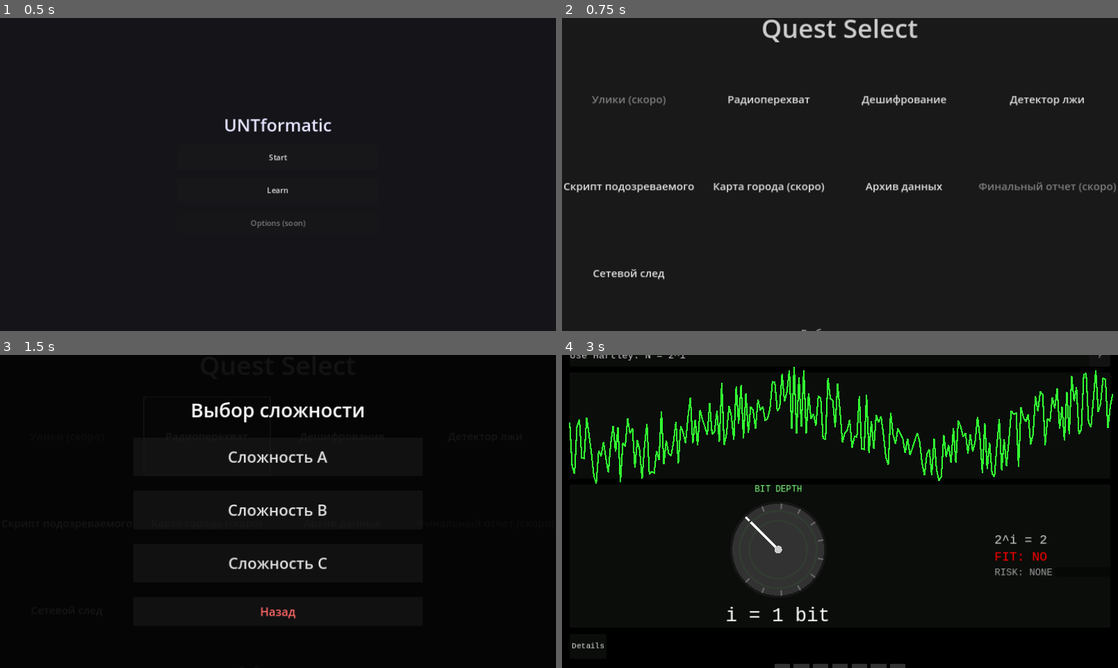
Above: before the commit, frames 1-4 (two rows, left to right).
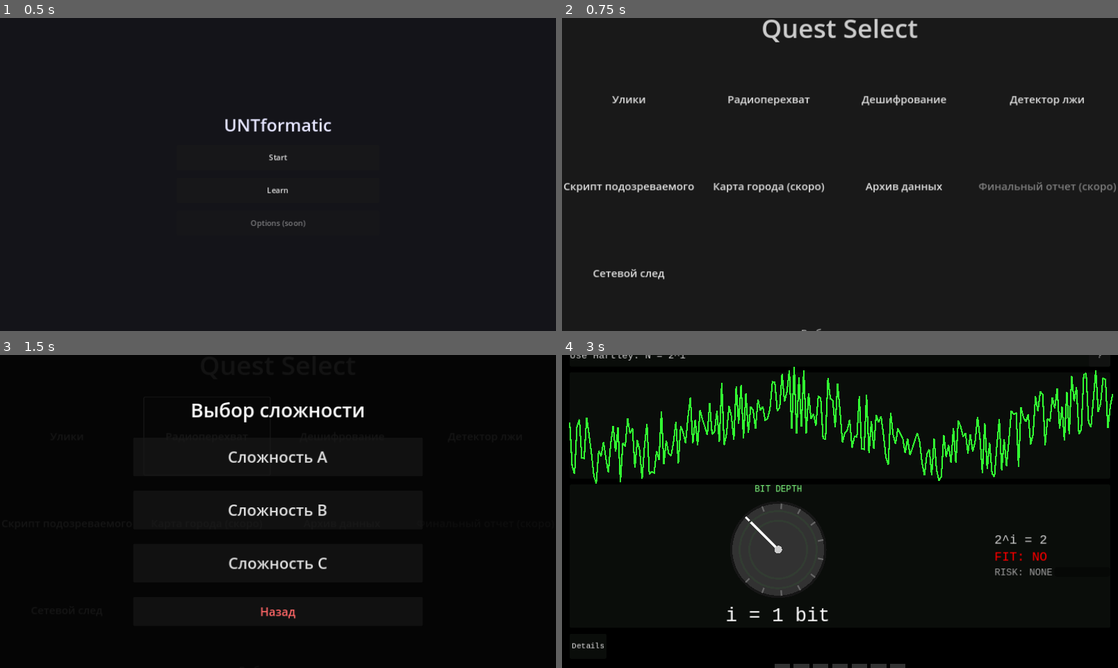
Above: after the commit, the same moments.

Repository: Nurik-dotcom/untmatric
Game: Godot game, scene res://scenes/MainMenu.tscn
The game is run twice, just before and just after one commit, with the same random seed, the same clock (stepped at 60 frames per second) and the same inputs.
Inputs (mouse positions are in pixels of both pictures, inside the frame that each line leads up to):
- Up to frame 1 (0.5 s): no input
- Up to frame 2 (0.75 s): click "Start" at 0.5 s
- Up to frame 3 (1.5 s): click "Радиоперехват" at 1.25 s
- Up to frame 4 (3 s): click (628, 436) at 2 s, where only the run after the commit has a clickable "Улики"; click "Сложность A" at 2.75 s

Frame 1 is identical in both runs. In frame 2, 0.2% of the frame differs, in the area x 5-19%, y 24-28%; in frame 3, less than 0.1%; in frame 4, nothing differs.

Commit message:
feat: add Case 01 Clues Quest (Difficulty A)
- Added `scenes/case_01/CluesQuestA.tscn` and `CluesQuestA.gd`: Drag-and-drop sorting quest.
- Added `data/clues_levels.json`: Data source for Clues quest.
- Added UI components: `scenes/ui/ClueItem.tscn`, `scripts/ui/ClueItem.gd`, `scripts/ui/ClueBucketZone.gd`.
- Updated `scripts/GlobalMetrics.gd`: Support `stability_delta` in `register_trial` for explicit penalty control.
- Updated `scenes/QuestSelect.gd`: Enabled "Clues" quest button and navigation.

The quest implements a categorization task (Input/Output/Memory) with strict scoring rules (8/8 Perfect, 6-7/8 Partial, <6 Fail). It uses a pure function for scoring and logs detailed telemetry to `GlobalMetrics`.

Co-authored-by: Nurik-dotcom <84225078+Nurik-dotcom@users.noreply.github.com>

Diff:
--- /dev/null
+++ b/data/clues_levels.json
@@ -0,0 +1,32 @@
+[
+  {
+    "id": "CL-A-01",
+    "bucket": "newbie",
+    "briefing": "Отсортируйте улики по категориям: ВВОД / ВЫВОД / ПАМЯТЬ.",
+    "format": "MATCHING",
+    "buckets": [
+      { "bucket_id": "INPUT", "label": "ВВОД" },
+      { "bucket_id": "OUTPUT", "label": "ВЫВОД" },
+      { "bucket_id": "MEMORY", "label": "ПАМЯТЬ" }
+    ],
+    "items": [
+      { "item_id": "mouse", "label": "Мышь", "correct_bucket_id": "INPUT" },
+      { "item_id": "keyboard", "label": "Клавиатура", "correct_bucket_id": "INPUT" },
+      { "item_id": "printer_mfu", "label": "МФУ", "correct_bucket_id": "OUTPUT" },
+      { "item_id": "monitor", "label": "Монитор", "correct_bucket_id": "OUTPUT" },
+      { "item_id": "ram", "label": "ОЗУ", "correct_bucket_id": "MEMORY" },
+      { "item_id": "ssd", "label": "SSD", "correct_bucket_id": "MEMORY" },
+      { "item_id": "speaker", "label": "Колонки", "correct_bucket_id": "OUTPUT" },
+      { "item_id": "mic", "label": "Микрофон", "correct_bucket_id": "INPUT" }
+    ],
+    "scoring_rules": [
+      { "min_correct": 8, "points": 2, "stability_delta": 0 },
+      { "min_correct": 6, "points": 1, "stability_delta": -10 },
+      { "min_correct": 0, "points": 0, "stability_delta": -30 }
+    ],
+    "ui": {
+      "theme": "amber",
+      "show_pool_zone": true
+    }
+  }
+]
--- a/scenes/QuestSelect.gd
+++ b/scenes/QuestSelect.gd
@@ -19,14 +19,14 @@
 @onready var btn_close = $ModalLayer/ModeSelectionModal/CenterContainer/VBoxContainer/BtnClose
 @onready var modal_title = $ModalLayer/ModeSelectionModal/CenterContainer/VBoxContainer/ModalTitle
 
-enum QuestType { DECRYPTOR, LOGIC_GATE, RADIO, SUSPECT, CITY_MAP, DATA_ARCHIVE, NETWORK_TRACE }
+enum QuestType { DECRYPTOR, LOGIC_GATE, RADIO, SUSPECT, CITY_MAP, DATA_ARCHIVE, NETWORK_TRACE, CLUES }
 var selected_quest_type = QuestType.DECRYPTOR
 
 const TITLE_TEXT = "\u0412\u044b\u0431\u043e\u0440 \u043a\u0432\u0435\u0441\u0442\u0430"
 const STATUS_READY = "\u0412\u044b\u0431\u0435\u0440\u0438\u0442\u0435 \u043a\u0432\u0435\u0441\u0442"
 const STATUS_LOCKED = "\u042d\u0442\u043e\u0442 \u043a\u0432\u0435\u0441\u0442 \u043f\u043e\u043a\u0430 \u043d\u0435 \u0433\u043e\u0442\u043e\u0432"
 
-const BTN_CLUES_TEXT = "\u0423\u043b\u0438\u043a\u0438 (c\u043a\u043e\u0440\u043e)"
+const BTN_CLUES_TEXT = "Улики"
 const BTN_RADIO_TEXT = "\u0420\u0430\u0434\u0438\u043e\u043f\u0435\u0440\u0435\u0445\u0432\u0430\u0442"
 const BTN_DECRYPTOR_TEXT = "\u0414\u0435\u0448\u0438\u0444\u0440\u043e\u0432\u0430\u043d\u0438\u0435"
 const BTN_LIE_TEXT = "\u0414\u0435\u0442\u0435\u043a\u0442\u043e\u0440 \u043b\u0436\u0438"
@@ -72,7 +72,7 @@
 	btn_decryptor.pressed.connect(_on_decryptor_pressed)
 	btn_lie.pressed.connect(_on_lie_detector_pressed)
 	btn_radio.pressed.connect(_on_radio_pressed)
-	btn_clues.pressed.connect(_on_locked_pressed)
+	btn_clues.pressed.connect(_on_clues_pressed)
 	btn_script.pressed.connect(_on_script_pressed)
 	btn_city.pressed.connect(_on_city_pressed)
 	btn_archive.pressed.connect(_on_archive_pressed)
@@ -85,7 +85,7 @@
 	btn_close.pressed.connect(_on_close_modal_pressed)
 
 func _disable_unready():
-	btn_clues.disabled = true
+	btn_clues.disabled = false
 	btn_radio.disabled = false
 	btn_script.disabled = false
 	btn_city.disabled = false
@@ -110,6 +110,12 @@
 	selected_quest_type = QuestType.RADIO
 	btn_complexity_b.disabled = false
 	btn_complexity_c.disabled = false
+	modal.visible = true
+
+func _on_clues_pressed():
+	selected_quest_type = QuestType.CLUES
+	btn_complexity_b.disabled = true
+	btn_complexity_c.disabled = true
 	modal.visible = true
 
 func _on_script_pressed():
@@ -155,6 +161,8 @@
 		get_tree().change_scene_to_file("res://scenes/case_07/da7_data_archive_a.tscn")
 	elif selected_quest_type == QuestType.NETWORK_TRACE:
 		get_tree().change_scene_to_file("res://scenes/NetworkTraceQuestA.tscn")
+	elif selected_quest_type == QuestType.CLUES:
+		get_tree().change_scene_to_file("res://scenes/case_01/CluesQuestA.tscn")
 
 func _on_complexity_b_pressed():
 	if selected_quest_type == QuestType.DECRYPTOR:
--- /dev/null
+++ b/scenes/case_01/CluesQuestA.gd
@@ -0,0 +1,255 @@
+extends Control
+
+const CLUES_DATA_PATH = "res://data/clues_levels.json"
+const ITEM_SCENE = preload("res://scenes/ui/ClueItem.tscn")
+const BUCKET_SCRIPT = preload("res://scripts/ui/ClueBucketZone.gd")
+
+@onready var title_label = $SafeArea/MainVBox/Header/TitleLabel
+@onready var stage_label = $SafeArea/MainVBox/Header/StageLabel
+@onready var stability_bar = $SafeArea/MainVBox/Header/StabilityBar
+@onready var briefing_label = $SafeArea/MainVBox/BriefingCard/BriefingLabel
+@onready var pool_grid = $SafeArea/MainVBox/WorkArea/PoolCard/VBox/ItemsFlow
+@onready var bucket_input = $SafeArea/MainVBox/WorkArea/BucketsCard/BucketsVBox/BucketInput
+@onready var bucket_output = $SafeArea/MainVBox/WorkArea/BucketsCard/BucketsVBox/BucketOutput
+@onready var bucket_memory = $SafeArea/MainVBox/WorkArea/BucketsCard/BucketsVBox/BucketMemory
+@onready var status_label = $SafeArea/MainVBox/BottomBar/StatusLabel
+@onready var btn_reset = $SafeArea/MainVBox/BottomBar/BtnReset
+@onready var btn_confirm = $SafeArea/MainVBox/BottomBar/BtnConfirm
+@onready var btn_back = $SafeArea/MainVBox/Header/BtnBack
+@onready var result_popup = $ResultPopup
+@onready var dimmer = $Dimmer
+
+@onready var res_label_verdict = $ResultPopup/VBox/VerdictLabel
+@onready var res_label_score = $ResultPopup/VBox/ScoreLabel
+@onready var res_label_stability = $ResultPopup/VBox/StabilityLabel
+@onready var res_btn_retry = $ResultPopup/VBox/HBox/BtnRetry
+@onready var res_btn_back = $ResultPopup/VBox/HBox/BtnBack
+
+var level_data: Dictionary = {}
+var current_level_idx: int = 0
+var drag_count: int = 0
+var start_time: int = 0
+
+func _ready():
+	_connect_signals()
+	_load_level_data()
+
+func _connect_signals():
+	btn_back.pressed.connect(_on_back_pressed)
+	btn_reset.pressed.connect(_on_reset_pressed)
+	btn_confirm.pressed.connect(_on_confirm_pressed)
+	res_btn_retry.pressed.connect(_on_retry_pressed)
+	res_btn_back.pressed.connect(_on_back_pressed)
+
+func _load_level_data():
+	var file = FileAccess.open(CLUES_DATA_PATH, FileAccess.READ)
+	if not file:
+		_show_error("Failed to load level data")
+		return
+
+	var json = JSON.new()
+	var error = json.parse(file.get_as_text())
+	if error != OK:
+		_show_error("JSON Parse Error: " + json.get_error_message())
+		return
+
+	var data = json.data
+	if typeof(data) != TYPE_ARRAY or data.is_empty():
+		_show_error("Invalid JSON format")
+		return
+
+	# Assume first level for A
+	level_data = data[0]
+	if not _validate_level(level_data):
+		_show_error("Level validation failed")
+		return
+
+	_setup_ui()
+
+func _validate_level(data: Dictionary) -> bool:
+	if not data.has_all(["id", "format", "buckets", "items", "scoring_rules"]):
+		return false
+	if data.format != "MATCHING": return false
+	if data.buckets.size() != 3: return false
+	if data.items.size() != 8: return false
+	return true
+
+func _setup_ui():
+	title_label.text = "ДЕЛО №1: УЛИКИ В МУСОРЕ"
+	stage_label.text = "ЭТАП A"
+	briefing_label.text = level_data.get("briefing", "")
+	stability_bar.value = GlobalMetrics.stability
+
+	# Setup Buckets
+	if bucket_input.has_method("setup"):
+		bucket_input.setup("INPUT", "ВВОД")
+	if bucket_output.has_method("setup"):
+		bucket_output.setup("OUTPUT", "ВЫВОД")
+	if bucket_memory.has_method("setup"):
+		bucket_memory.setup("MEMORY", "ПАМЯТЬ")
+
+	# Setup Pool (PoolCard has the script)
+	var pool_card = $SafeArea/MainVBox/WorkArea/PoolCard
+	if pool_card.has_method("setup"):
+		pool_card.setup("POOL", "СВАЛКА")
+
+	_spawn_items()
+	start_time = Time.get_ticks_msec()
+	drag_count = 0
+
+	result_popup.hide()
+	dimmer.hide()
+	btn_confirm.disabled = false
+	status_label.text = "Рассортируйте улики..."
+
+func _spawn_items():
+	# Clear existing items
+	for child in pool_grid.get_children():
+		child.queue_free()
+	for bucket in [bucket_input, bucket_output, bucket_memory]:
+		var flow = bucket.get_node_or_null("VBox/ItemsFlow")
+		if flow:
+			for child in flow.get_children():
+				child.queue_free()
+
+	# Spawn new items
+	var items = level_data.items.duplicate()
+	items.shuffle()
+
+	for item_info in items:
+		var item = ITEM_SCENE.instantiate()
+		pool_grid.add_child(item)
+		item.setup(item_info)
+
+func _on_reset_pressed():
+	_spawn_items()
+	status_label.text = "Сброс выполнен"
+	status_label.add_theme_color_override("font_color", Color("ffb000")) # Theme color
+	AudioManager.play("relay")
+	drag_count = 0
+
+func _on_confirm_pressed():
+	var snapshot = {}
+	var assigned_count = 0
+
+	# Check buckets
+	for bucket in [bucket_input, bucket_output, bucket_memory]:
+		var flow = bucket.get_node_or_null("VBox/ItemsFlow")
+		if flow:
+			for child in flow.get_children():
+				if child.has_method("setup"): # Is ClueItem
+					snapshot[child.item_id] = bucket.bucket_id
+					assigned_count += 1
+
+	# Check pool
+	for child in pool_grid.get_children():
+		if child.has_method("setup"):
+			snapshot[child.item_id] = "POOL"
+
+	if assigned_count < 8:
+		status_label.text = "Не все улики распределены!"
+		status_label.add_theme_color_override("font_color", Color(1, 1, 0)) # Yellow
+		AudioManager.play("error")
+		# Proceed despite warning as per spec
+
+	var result = _calculate_scoring(snapshot)
+	_show_result(result, snapshot)
+
+func _calculate_scoring(snapshot: Dictionary) -> Dictionary:
+	var correct_count = 0
+	for item in level_data.items:
+		var iid = item.item_id
+		var correct = item.correct_bucket_id
+		var actual = snapshot.get(iid, "POOL")
+		if actual == correct:
+			correct_count += 1
+
+	var points = 0
+	var stability_delta = -30
+	var verdict = "FAIL"
+	var is_fit = false
+	var is_correct = false
+
+	if correct_count == 8:
+		points = 2
+		stability_delta = 0
+		verdict = "PERFECT"
+		is_fit = true
+		is_correct = true
+	elif correct_count >= 6:
+		points = 1
+		stability_delta = -10
+		verdict = "PARTIAL"
+		is_fit = true
+		is_correct = false
+	else:
+		points = 0
+		stability_delta = -30
+		verdict = "FAIL"
+		is_fit = false
+		is_correct = false
+
+	return {
+		"points": points,
+		"max_points": 2,
+		"is_fit": is_fit,
+		"is_correct": is_correct,
+		"stability_delta": stability_delta,
+		"correct_count": correct_count,
+		"total_items": 8,
+		"verdict_code": verdict
+	}
+
+func _show_result(result: Dictionary, snapshot: Dictionary):
+	var elapsed_ms = Time.get_ticks_msec() - start_time
+	var payload = {
+		"quest_id": "CASE_01_CLUES",
+		"level_id": level_data.id,
+		"stage": "A",
+		"format": "MATCHING",
+		"match_key": "CL_A_%s_%d" % [level_data.id, GlobalMetrics.session_history.size()],
+		"snapshot": snapshot,
+		"correct_count": result.correct_count,
+		"total_items": result.total_items,
+		"points": result.points,
+		"max_points": result.max_points,
+		"is_fit": result.is_fit,
+		"is_correct": result.is_correct,
+		"stability_delta": result.stability_delta,
+		"verdict_code": result.verdict_code,
+		"drag_count": drag_count,
+		"elapsed_ms": elapsed_ms
+	}
+	GlobalMetrics.register_trial(payload)
+
+	dimmer.show()
+	result_popup.show()
+	res_label_verdict.text = result.verdict_code
+	res_label_score.text = "Верно: %d/%d\nБаллы: %d/%d" % [result.correct_count, result.total_items, result.points, result.max_points]
+	res_label_stability.text = "Стабильность: %d" % result.stability_delta
+
+	if result.is_correct:
+		AudioManager.play("click")
+		res_label_verdict.modulate = Color(0, 1, 0)
+	elif result.is_fit:
+		AudioManager.play("click")
+		res_label_verdict.modulate = Color(1, 1, 0)
+	else:
+		AudioManager.play("error")
+		res_label_verdict.modulate = Color(1, 0, 0)
+
+	# Block interaction
+	btn_confirm.disabled = true
+
+func _on_retry_pressed():
+	result_popup.hide()
+	dimmer.hide()
+	btn_confirm.disabled = false
+	_on_reset_pressed()
+
+func _on_back_pressed():
+	get_tree().change_scene_to_file("res://scenes/QuestSelect.tscn")
+
+func _show_error(msg):
+	status_label.text = msg
+	status_label.add_theme_color_override("font_color", Color(1, 0, 0))
--- /dev/null
+++ b/scenes/case_01/CluesQuestA.tscn
@@ -0,0 +1,239 @@
+[gd_scene load_steps=5 format=3 uid="uid://cluesquesta"]
+
+[ext_resource type="Script" path="res://scenes/case_01/CluesQuestA.gd" id="1_script"]
+[ext_resource type="Theme" uid="uid://bc6epa3jyjbri" path="res://ui/theme_terminal_amber.tres" id="2_theme"]
+[ext_resource type="Script" path="res://scripts/ui/ClueBucketZone.gd" id="3_bucket"]
+
+[sub_resource type="StyleBoxFlat" id="StyleBoxFlat_dimmer"]
+bg_color = Color(0, 0, 0, 0.7)
+
+[node name="CluesQuestA" type="Control"]
+layout_mode = 3
+anchors_preset = 15
+anchor_right = 1.0
+anchor_bottom = 1.0
+grow_horizontal = 2
+grow_vertical = 2
+theme = ExtResource("2_theme")
+script = ExtResource("1_script")
+
+[node name="Background" type="ColorRect" parent="."]
+layout_mode = 1
+anchors_preset = 15
+anchor_right = 1.0
+anchor_bottom = 1.0
+grow_horizontal = 2
+grow_vertical = 2
+color = Color(0.06, 0.07, 0.08, 1)
+
+[node name="SafeArea" type="MarginContainer" parent="."]
+layout_mode = 1
+anchors_preset = 15
+anchor_right = 1.0
+anchor_bottom = 1.0
+grow_horizontal = 2
+grow_vertical = 2
+theme_override_constants/margin_left = 20
+theme_override_constants/margin_top = 20
+theme_override_constants/margin_right = 20
+theme_override_constants/margin_bottom = 20
+
+[node name="MainVBox" type="VBoxContainer" parent="SafeArea"]
+layout_mode = 2
+theme_override_constants/separation = 16
+
+[node name="Header" type="HBoxContainer" parent="SafeArea/MainVBox"]
+layout_mode = 2
+
+[node name="BtnBack" type="Button" parent="SafeArea/MainVBox/Header"]
+custom_minimum_size = Vector2(60, 60)
+layout_mode = 2
+text = " < "
+
+[node name="TitleLabel" type="Label" parent="SafeArea/MainVBox/Header"]
+layout_mode = 2
+size_flags_horizontal = 3
+text = "ДЕЛО №1: УЛИКИ В МУСОРЕ"
+horizontal_alignment = 1
+vertical_alignment = 1
+
+[node name="StageLabel" type="Label" parent="SafeArea/MainVBox/Header"]
+layout_mode = 2
+text = "ЭТАП A"
+horizontal_alignment = 2
+vertical_alignment = 1
+
+[node name="StabilityBar" type="ProgressBar" parent="SafeArea/MainVBox/Header"]
+custom_minimum_size = Vector2(200, 30)
+layout_mode = 2
+size_flags_vertical = 4
+value = 100.0
+show_percentage = false
+
+[node name="BriefingCard" type="PanelContainer" parent="SafeArea/MainVBox"]
+layout_mode = 2
+
+[node name="BriefingLabel" type="Label" parent="SafeArea/MainVBox/BriefingCard"]
+layout_mode = 2
+text = "Briefing..."
+autowrap_mode = 3
+
+[node name="WorkArea" type="HBoxContainer" parent="SafeArea/MainVBox"]
+layout_mode = 2
+size_flags_vertical = 3
+theme_override_constants/separation = 20
+
+[node name="PoolCard" type="PanelContainer" parent="SafeArea/MainVBox/WorkArea"]
+layout_mode = 2
+size_flags_horizontal = 3
+size_flags_stretch_ratio = 0.6
+script = ExtResource("3_bucket")
+
+[node name="VBox" type="VBoxContainer" parent="SafeArea/MainVBox/WorkArea/PoolCard"]
+layout_mode = 2
+
+[node name="BucketTitle" type="Label" parent="SafeArea/MainVBox/WorkArea/PoolCard/VBox"]
+layout_mode = 2
+text = "СВАЛКА"
+horizontal_alignment = 1
+
+[node name="ItemsFlow" type="GridContainer" parent="SafeArea/MainVBox/WorkArea/PoolCard/VBox"]
+layout_mode = 2
+size_flags_vertical = 3
+columns = 2
+
+[node name="BucketsCard" type="PanelContainer" parent="SafeArea/MainVBox/WorkArea"]
+layout_mode = 2
+size_flags_horizontal = 3
+
+[node name="BucketsVBox" type="VBoxContainer" parent="SafeArea/MainVBox/WorkArea/BucketsCard"]
+layout_mode = 2
+theme_override_constants/separation = 10
+
+[node name="BucketInput" type="PanelContainer" parent="SafeArea/MainVBox/WorkArea/BucketsCard/BucketsVBox"]
+layout_mode = 2
+size_flags_vertical = 3
+script = ExtResource("3_bucket")
+
+[node name="VBox" type="VBoxContainer" parent="SafeArea/MainVBox/WorkArea/BucketsCard/BucketsVBox/BucketInput"]
+layout_mode = 2
+
+[node name="BucketTitle" type="Label" parent="SafeArea/MainVBox/WorkArea/BucketsCard/BucketsVBox/BucketInput/VBox"]
+layout_mode = 2
+text = "ВВОД"
+
+[node name="ItemsFlow" type="HFlowContainer" parent="SafeArea/MainVBox/WorkArea/BucketsCard/BucketsVBox/BucketInput/VBox"]
+layout_mode = 2
+size_flags_vertical = 3
+
+[node name="BucketOutput" type="PanelContainer" parent="SafeArea/MainVBox/WorkArea/BucketsCard/BucketsVBox"]
+layout_mode = 2
+size_flags_vertical = 3
+script = ExtResource("3_bucket")
+
+[node name="VBox" type="VBoxContainer" parent="SafeArea/MainVBox/WorkArea/BucketsCard/BucketsVBox/BucketOutput"]
+layout_mode = 2
+
+[node name="BucketTitle" type="Label" parent="SafeArea/MainVBox/WorkArea/BucketsCard/BucketsVBox/BucketOutput/VBox"]
+layout_mode = 2
+text = "ВЫВОД"
+
+[node name="ItemsFlow" type="HFlowContainer" parent="SafeArea/MainVBox/WorkArea/BucketsCard/BucketsVBox/BucketOutput/VBox"]
+layout_mode = 2
+size_flags_vertical = 3
+
+[node name="BucketMemory" type="PanelContainer" parent="SafeArea/MainVBox/WorkArea/BucketsCard/BucketsVBox"]
+layout_mode = 2
+size_flags_vertical = 3
+script = ExtResource("3_bucket")
+
+[node name="VBox" type="VBoxContainer" parent="SafeArea/MainVBox/WorkArea/BucketsCard/BucketsVBox/BucketMemory"]
+layout_mode = 2
+
+[node name="BucketTitle" type="Label" parent="SafeArea/MainVBox/WorkArea/BucketsCard/BucketsVBox/BucketMemory/VBox"]
+layout_mode = 2
+text = "ПАМЯТЬ"
+
+[node name="ItemsFlow" type="HFlowContainer" parent="SafeArea/MainVBox/WorkArea/BucketsCard/BucketsVBox/BucketMemory/VBox"]
+layout_mode = 2
+size_flags_vertical = 3
+
+[node name="BottomBar" type="HBoxContainer" parent="SafeArea/MainVBox"]
+layout_mode = 2
+theme_override_constants/separation = 20
+
+[node name="StatusLabel" type="Label" parent="SafeArea/MainVBox/BottomBar"]
+layout_mode = 2
+size_flags_horizontal = 3
+text = "STATUS"
+vertical_alignment = 1
+
+[node name="BtnReset" type="Button" parent="SafeArea/MainVBox/BottomBar"]
+custom_minimum_size = Vector2(120, 60)
+layout_mode = 2
+text = "СБРОС"
+
+[node name="BtnConfirm" type="Button" parent="SafeArea/MainVBox/BottomBar"]
+custom_minimum_size = Vector2(160, 60)
+layout_mode = 2
+text = "ПОДТВЕРДИТЬ"
+
+[node name="Dimmer" type="Panel" parent="."]
+visible = false
+layout_mode = 1
+anchors_preset = 15
+anchor_right = 1.0
+anchor_bottom = 1.0
+grow_horizontal = 2
+grow_vertical = 2
+theme_override_styles/panel = SubResource("StyleBoxFlat_dimmer")
+
+[node name="ResultPopup" type="PanelContainer" parent="."]
+visible = false
+layout_mode = 1
+anchors_preset = 8
+anchor_left = 0.5
+anchor_top = 0.5
+anchor_right = 0.5
+anchor_bottom = 0.5
+offset_left = -150.0
+offset_top = -120.0
+offset_right = 150.0
+offset_bottom = 120.0
+grow_horizontal = 2
+grow_vertical = 2
+
+[node name="VBox" type="VBoxContainer" parent="ResultPopup"]
+layout_mode = 2
+theme_override_constants/separation = 20
+
+[node name="VerdictLabel" type="Label" parent="ResultPopup/VBox"]
+layout_mode = 2
+theme_override_font_sizes/font_size = 24
+text = "VERDICT"
+horizontal_alignment = 1
+
+[node name="ScoreLabel" type="Label" parent="ResultPopup/VBox"]
+layout_mode = 2
+text = "SCORE"
+horizontal_alignment = 1
+
+[node name="StabilityLabel" type="Label" parent="ResultPopup/VBox"]
+layout_mode = 2
+text = "STABILITY"
+horizontal_alignment = 1
+
+[node name="HBox" type="HBoxContainer" parent="ResultPopup/VBox"]
+layout_mode = 2
+alignment = 1
+theme_override_constants/separation = 20
+
+[node name="BtnRetry" type="Button" parent="ResultPopup/VBox/HBox"]
+custom_minimum_size = Vector2(100, 50)
+layout_mode = 2
+text = "ПОВТОРИТЬ"
+
+[node name="BtnBack" type="Button" parent="ResultPopup/VBox/HBox"]
+custom_minimum_size = Vector2(100, 50)
+layout_mode = 2
+text = "В МЕНЮ"
--- /dev/null
+++ b/scenes/ui/ClueItem.tscn
@@ -0,0 +1,11 @@
+[gd_scene load_steps=2 format=3 uid="uid://clueitem001"]
+
+[ext_resource type="Script" path="res://scripts/ui/ClueItem.gd" id="1_clue"]
+
+[node name="ClueItem" type="Button"]
+custom_minimum_size = Vector2(0, 80)
+offset_right = 120.0
+offset_bottom = 80.0
+theme_type_variation = &"FlatButton"
+text = "ITEM"
+script = ExtResource("1_clue")
--- a/scripts/GlobalMetrics.gd
+++ b/scripts/GlobalMetrics.gd
@@ -33,19 +33,25 @@
 	print("MATCH: ", match_key, " | Correct: ", is_correct, " | Time: ", duration)
 
 	# Logic for Stage A (Radio): Penalty only if FIT is false. Overkill is acceptable.
-	var is_fit = data.get("is_fit", null)
-	var penalty_condition = false
-
-	if is_fit != null:
-		# New schema: punish only if not fit
-		penalty_condition = (is_fit == false)
+	var stability_delta = data.get("stability_delta", null)
+
+	if stability_delta != null:
+		stability = max(0.0, stability + float(stability_delta))
+		emit_signal("stability_changed", stability, float(stability_delta))
 	else:
-		# Fallback for old schema
-		penalty_condition = (is_correct == false)
-
-	if penalty_condition:
-		stability = max(0.0, stability - 10.0)
-		emit_signal("stability_changed", stability, -10.0)
+		var is_fit = data.get("is_fit", null)
+		var penalty_condition = false
+
+		if is_fit != null:
+			# New schema: punish only if not fit
+			penalty_condition = (is_fit == false)
+		else:
+			# Fallback for old schema
+			penalty_condition = (is_correct == false)
+
+		if penalty_condition:
+			stability = max(0.0, stability - 10.0)
+			emit_signal("stability_changed", stability, -10.0)
 
 # Matrix (Complexity C)
 const MATRIX_SIZE := 5
--- /dev/null
+++ b/scripts/ui/ClueBucketZone.gd
@@ -0,0 +1,39 @@
+extends PanelContainer
+
+var bucket_id: String = ""
+@onready var items_flow = $VBox/ItemsFlow
+
+func _ready():
+	mouse_exited.connect(func(): modulate = Color(1,1,1))
+
+func setup(p_bucket_id: String, p_label_text: String):
+	bucket_id = p_bucket_id
+	var title_lbl = $VBox/BucketTitle
+	if title_lbl:
+		title_lbl.text = p_label_text
+
+func _can_drop_data(_at_position: Vector2, data: Variant) -> bool:
+	if typeof(data) == TYPE_DICTIONARY and data.get("kind") == "CLUE_ITEM":
+		modulate = Color(1.2, 1.2, 1.2) # Highlight
+		return true
+	return false
+
+func _drop_data(_at_position: Vector2, data: Variant) -> void:
+	modulate = Color(1.0, 1.0, 1.0) # Remove highlight
+
+	var source_path = data.get("source_path")
+	var source_node = get_node_or_null(source_path)
+
+	if source_node and items_flow:
+		source_node.reparent(items_flow)
+		AudioManager.play("click")
+
+		# Snap effect
+		var tw = create_tween()
+		source_node.scale = Vector2(1.05, 1.05)
+		tw.tween_property(source_node, "scale", Vector2.ONE, 0.1)
+
+func _notification(what):
+	if what == NOTIFICATION_DRAG_END:
+		if not is_drag_successful():
+			modulate = Color(1.0, 1.0, 1.0)
--- /dev/null
+++ b/scripts/ui/ClueItem.gd
@@ -0,0 +1,31 @@
+extends Button
+
+var item_id: String = ""
+var label: String = ""
+var correct_bucket_id: String = ""
+
+func setup(item_data: Dictionary):
+	item_id = item_data.get("item_id", "")
+	label = item_data.get("label", "")
+	correct_bucket_id = item_data.get("correct_bucket_id", "")
+
+	text = label
+	custom_minimum_size = Vector2(0, 80)
+
+func _get_drag_data(_at_position: Vector2):
+	var data = {
+		"kind": "CLUE_ITEM",
+		"item_id": item_id,
+		"label": label,
+		"source_path": get_path()
+	}
+
+	var preview = self.duplicate()
+	preview.modulate.a = 0.8
+	# Wrap in control to center
+	var c = Control.new()
+	c.add_child(preview)
+	preview.position = -0.5 * preview.size
+	set_drag_preview(c)
+
+	return data
